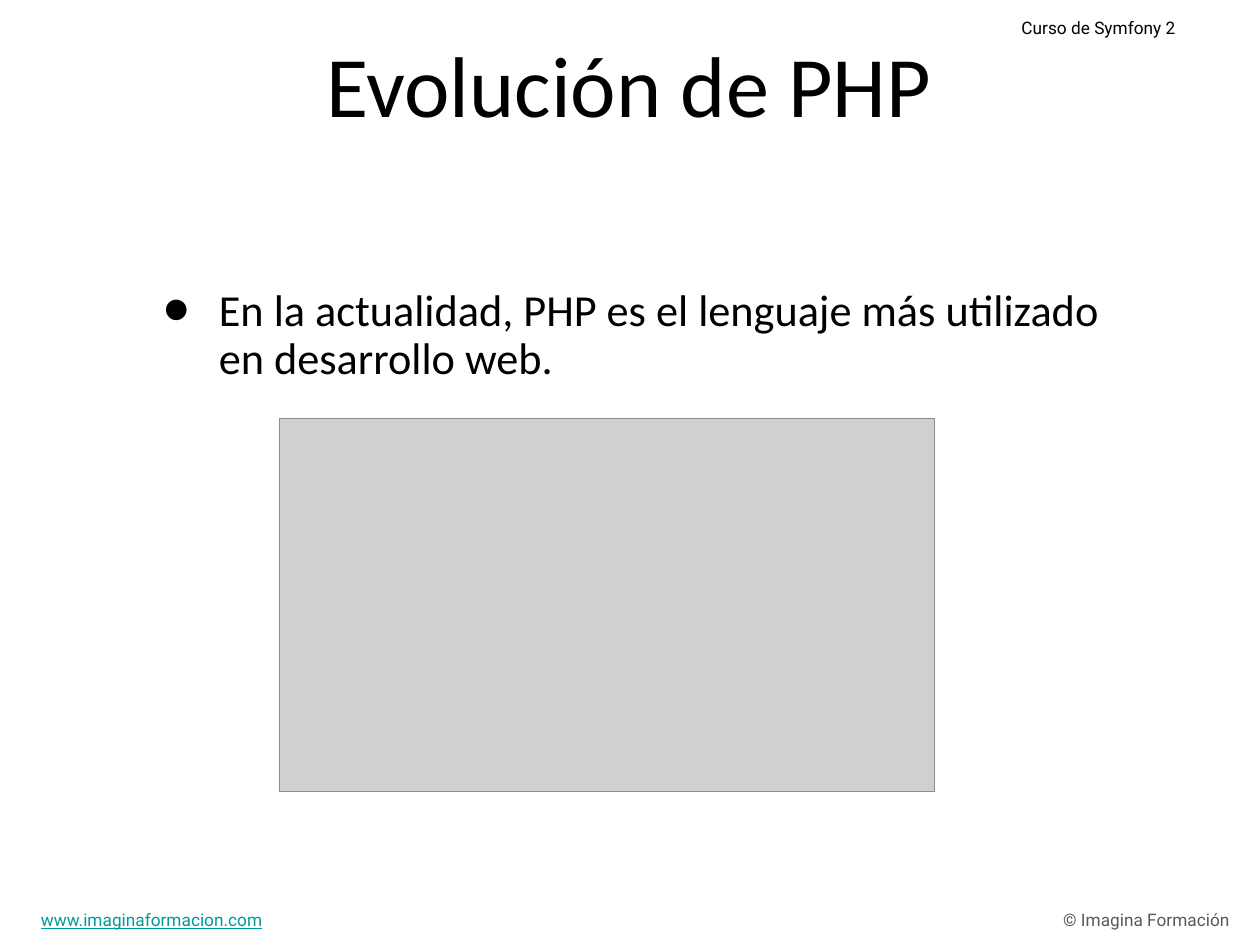
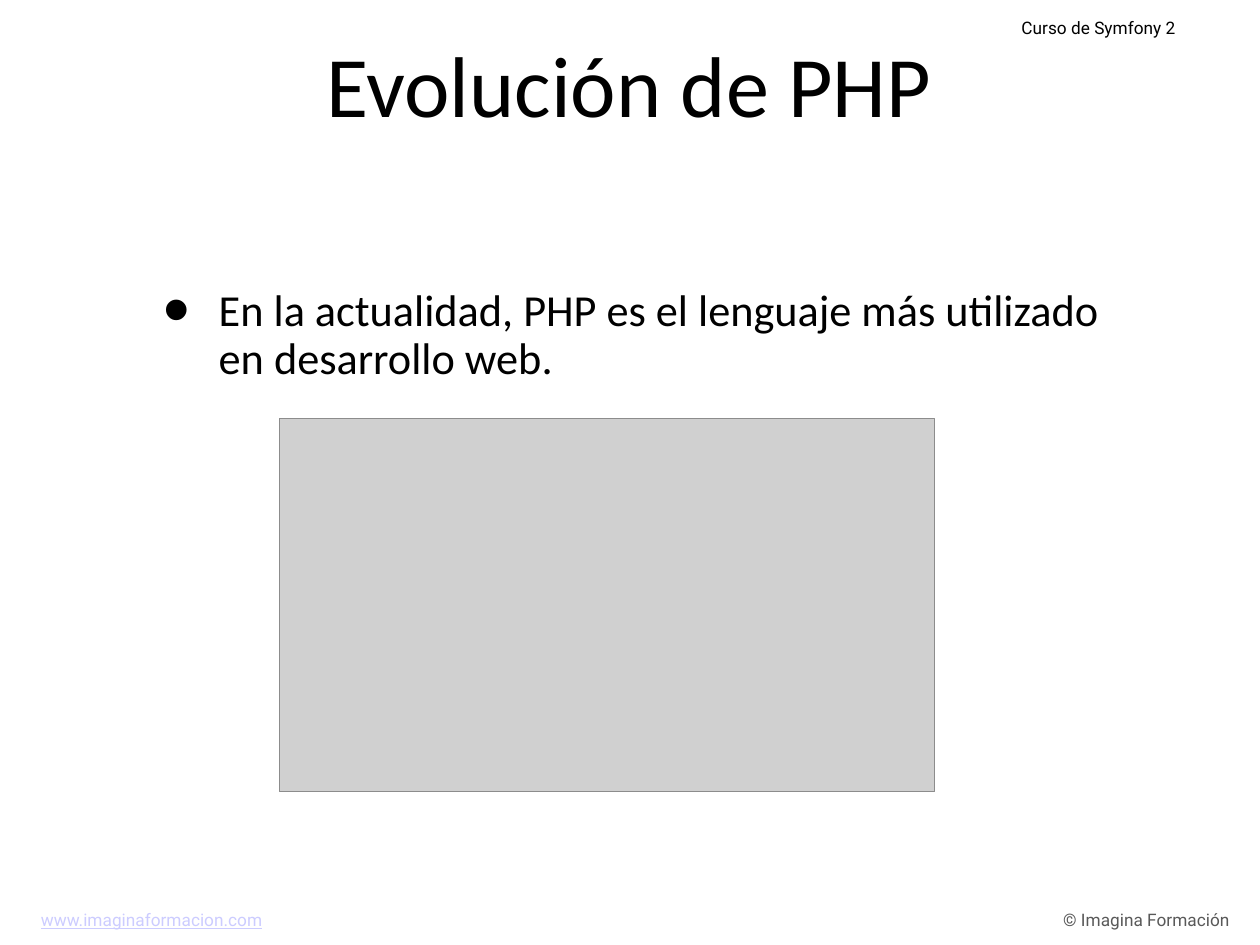
Before and after one commit to carlescliment/curso-symfony2, a slide deck: slide 3 of compiled/ppt/Tema 1.ppt. Drawn at 1260x945 pixels with LibreOffice and Linux fonts; fonts in the diff are those of the drawing; grey boxes stand for pictures; background and template pictures are left out. Boxes give left, top, right and bottom in pixels: in the first picture for what was removed or moved away, otherwise in the second. Text is boxed around its words. In the diff, an @@ line names an element or a change of style, - is before the commit and + after.

```diff
--- a/compiled/ppt/Tema 1.ppt
+++ b/compiled/ppt/Tema 1.ppt
@@ text "www.imaginaformacion.com" at [41, 913, 262, 929]: text colour #009999 to #CCCCFF @@
```
Also in this commit, not shown: 55 other slides changed, 1 slide added, 2 other files.
